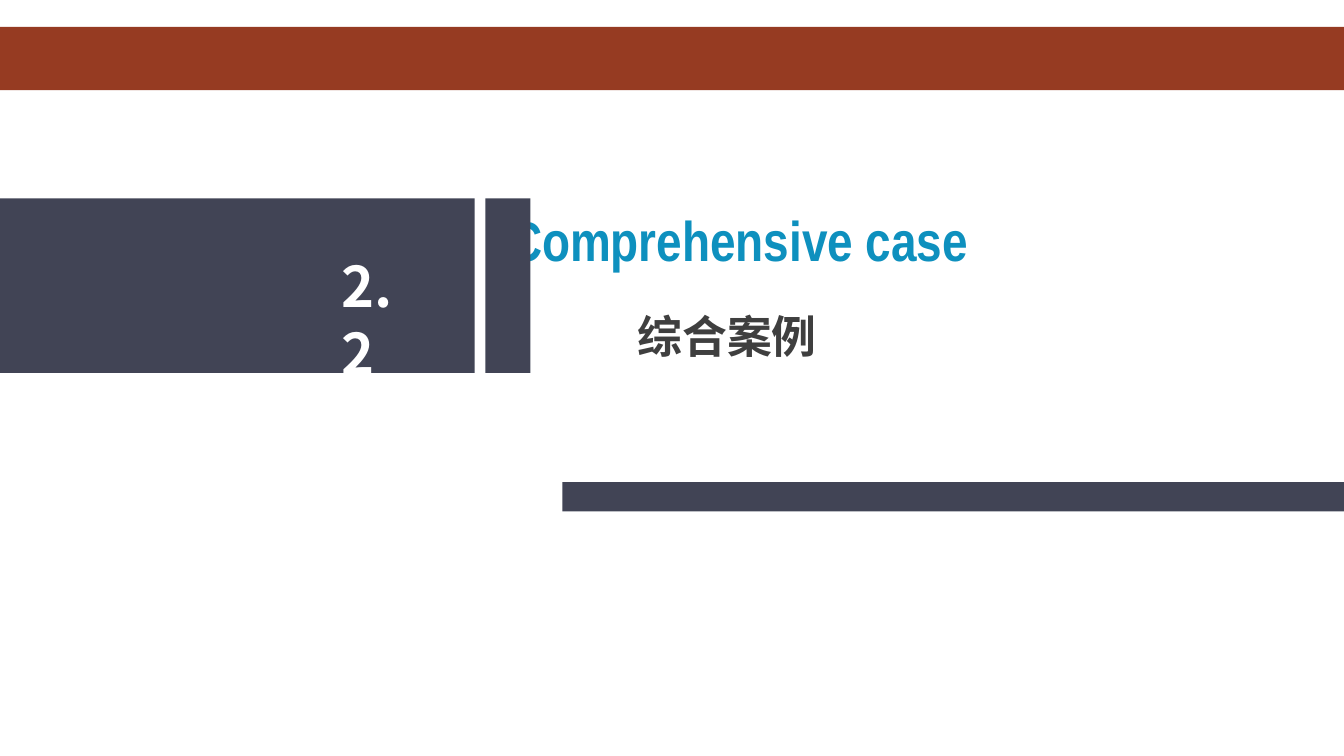
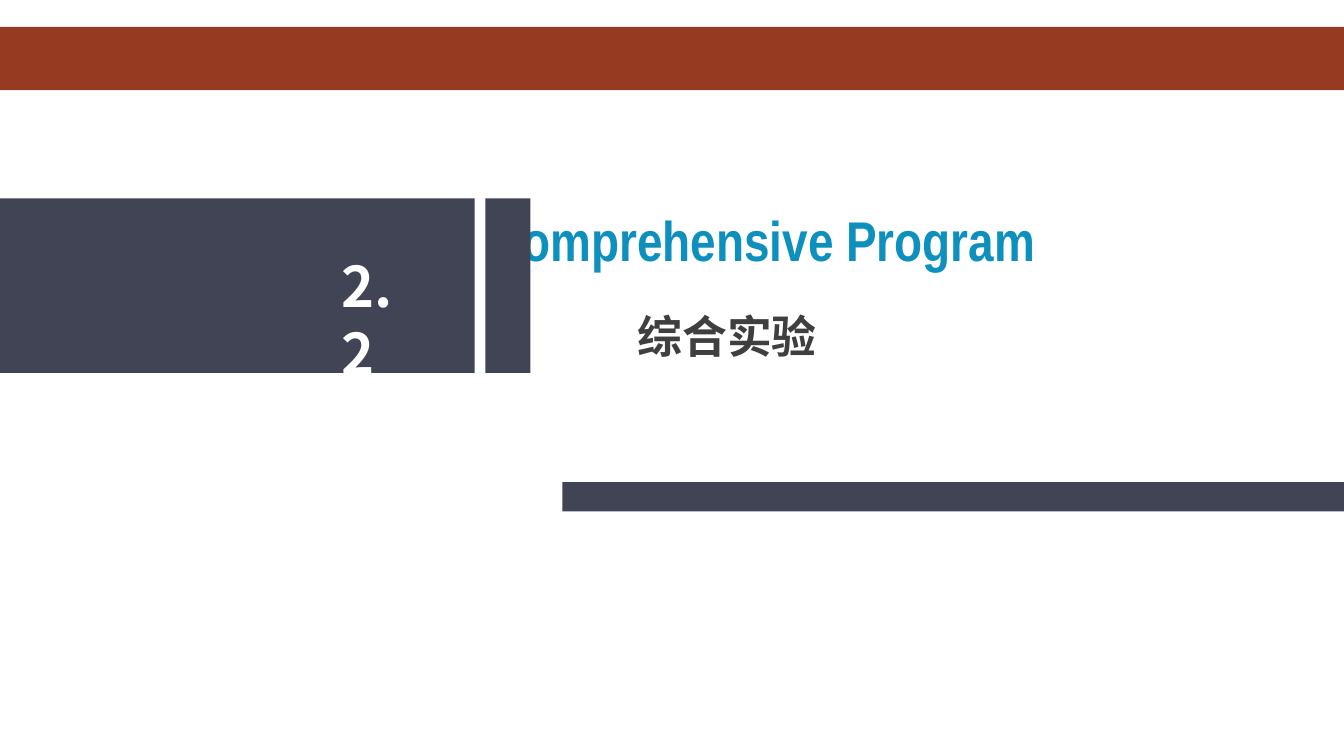
Before and after one commit to HBU/Android-PPT, a slide deck: slide 13 of 02.0 -- 首个程序 -- 第02章.ppt (slide 16 before the commit). Drawn at 1344x756 pixels with LibreOffice and Linux fonts; fonts in the diff are those of the drawing; background and template pictures are left out. Boxes give left, top, right and bottom in pixels: in the first picture for what was removed or moved away, otherwise in the second. Text is boxed around its words. In the diff, an @@ line names an element or a change of style, - is before the commit and + after.

```diff
--- a/02.0 -- 首个程序 -- 第02章.ppt
+++ b/02.0 -- 首个程序 -- 第02章.ppt
@@ text at (490, 216, 1034, 271): text changed @@
-Comprehensive case
+Comprehensive Program
@@ text at (638, 314, 817, 357): text changed @@
-综合案例
+综合实验
```
Also in this commit, not shown: 9 other slides changed, 1 slide added, 5 slides removed.
